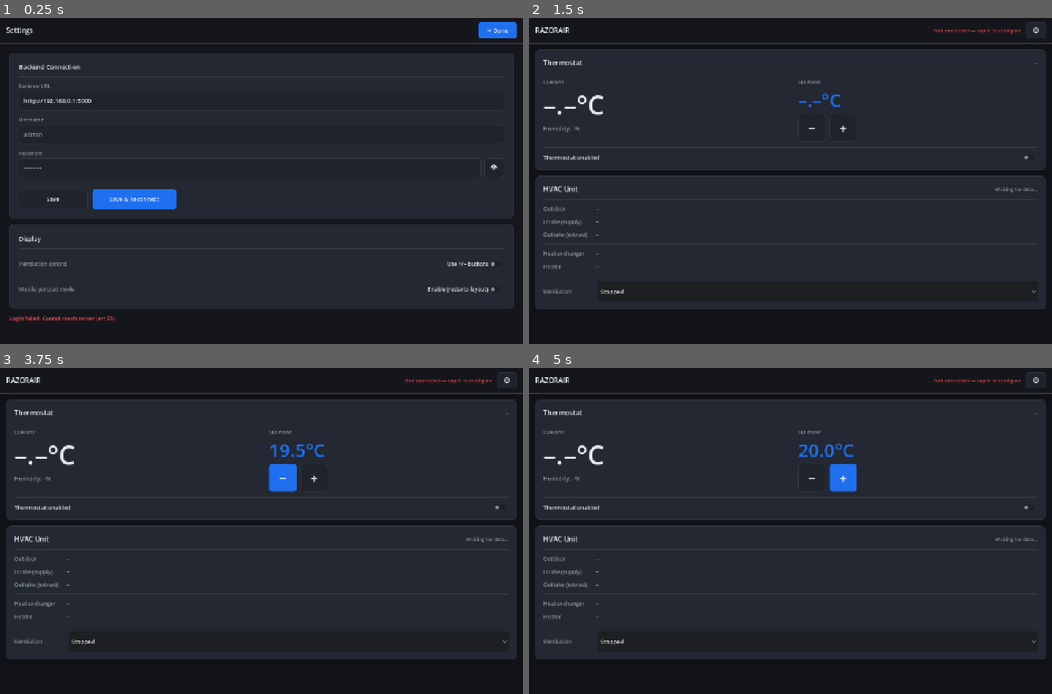
Above: before the commit, frames 1-4 (two rows, left to right).
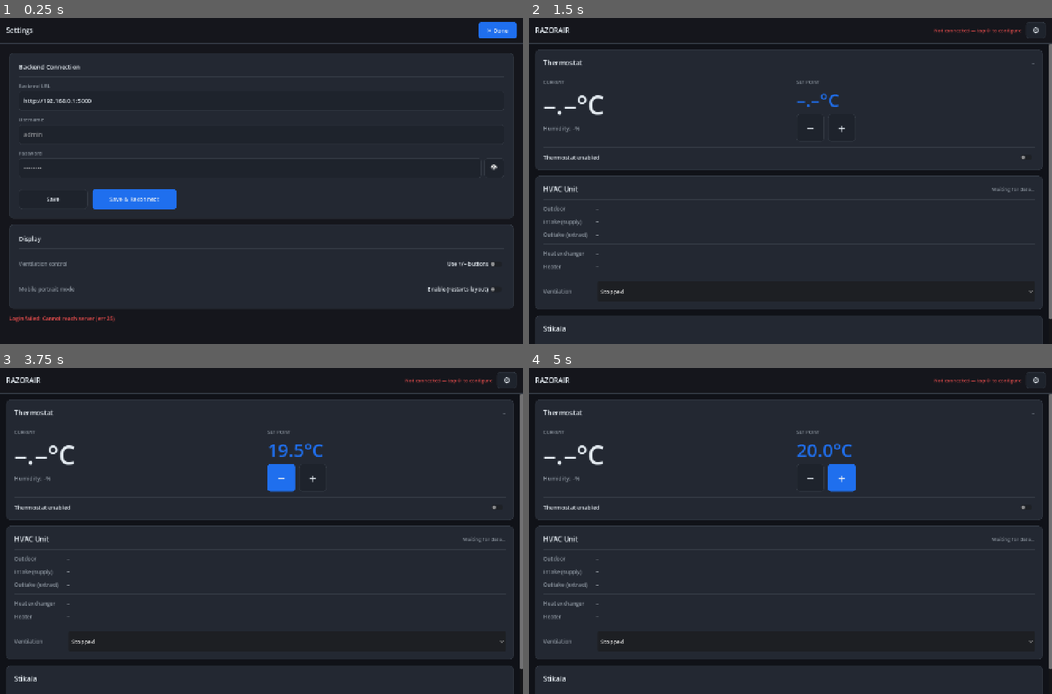
Above: after the commit, the same moments.

Repository: Charckle/razorair_godot
Game: Godot game, scene res://menus/mobile/MobileMain.tscn
Two runs of this game, one before a commit and one after it. Both use one fixed random seed, a clock stepped at 60 frames per second and the inputs below. This scene is started directly instead of the project's main scene.
Inputs (mouse positions are in pixels of both pictures, inside the frame that each line leads up to):
- Up to frame 1 (0.25 s): no input
- Up to frame 2 (1.5 s): click (790, 135) at 0.52 s; type "Alex" at 0.6 s; click (780, 167) at 0.75 s; type "12" at 0.83 s; click "✕ Done" at 1.25 s
- Up to frame 3 (3.75 s): click "⚙" at 2 s; click "✕ Done" at 2.75 s; click "−" at 3.5 s
- Up to frame 4 (5 s): click "+" at 4.25 s

The runs differ from the first frame. In frame 2, 9.5% of the frame differs, in the area x 1-100%, y 8-100%; in frame 3, 9.7%; in frame 4, 9.7%.

Commit message:
added stikala to mobile

Diff:
--- a/menus/main/Main.tscn
+++ b/menus/main/Main.tscn
@@ -21,6 +21,8 @@
 anchors_preset = 15
 anchor_right = 1.0
 anchor_bottom = 1.0
+grow_horizontal = 2
+grow_vertical = 2
 script = ExtResource("1")
 
 [node name="BG" type="ColorRect" parent="." unique_id=1500787016]
--- a/menus/mobile/MobileMain.tscn
+++ b/menus/mobile/MobileMain.tscn
@@ -1,9 +1,10 @@
-[gd_scene load_steps=12 format=3]
+[gd_scene load_steps=13 format=3]
 
 [ext_resource type="Script" path="res://menus/mobile/mobile_main.gd" id="1"]
 [ext_resource type="PackedScene" path="res://menus/hvac/cards/thermostat/ThermoCard.tscn" id="2"]
 [ext_resource type="PackedScene" path="res://menus/hvac/cards/hvac_unit/HVACUnitCard.tscn" id="3"]
 [ext_resource type="PackedScene" path="res://menus/admin/Admin.tscn" id="4"]
+[ext_resource type="PackedScene" path="res://menus/hvac/cards/stikala/StikalaCard.tscn" id="5"]
 
 [sub_resource type="StyleBoxFlat" id="SB_Bar"]
 bg_color = Color(0.082, 0.086, 0.110, 1)
@@ -141,6 +142,11 @@
 layout_mode = 2
 size_flags_horizontal = 3
 
+[node name="StikalaCard" parent="RootVBox/Scroll/CardMarg/CardList" instance=ExtResource("5")]
+layout_mode = 2
+size_flags_horizontal = 3
+custom_minimum_size = Vector2(0, 80)
+
 [node name="SettingsOverlay" type="PanelContainer" parent="."]
 unique_name_in_owner = true
 layout_mode = 1
--- a/menus/mobile/mobile_main.gd
+++ b/menus/mobile/mobile_main.gd
@@ -4,13 +4,18 @@
 const C_OK    := Color(0.337, 0.784, 0.337)
 const C_ERR   := Color(0.902, 0.298, 0.298)
 
-@onready var _status_lbl:       Label          = %StatusLabel
-@onready var _settings_btn:     Button         = %SettingsBtn
-@onready var _settings_overlay: PanelContainer = %SettingsOverlay
-@onready var _done_btn:         Button         = %DoneBtn
+@onready var _status_lbl:       Label           = %StatusLabel
+@onready var _settings_btn:     Button          = %SettingsBtn
+@onready var _settings_overlay: PanelContainer  = %SettingsOverlay
+@onready var _done_btn:         Button          = %DoneBtn
+@onready var _plugs_scroll:     ScrollContainer = $RootVBox/Scroll/CardMarg/CardList/StikalaCard/StikalaMargin/StikalaVBox/PlugsScroll
 
 
 func _ready() -> void:
+	set_anchors_and_offsets_preset(Control.PRESET_FULL_RECT)
+	get_tree().root.size_changed.connect(
+		func(): set_anchors_and_offsets_preset(Control.PRESET_FULL_RECT)
+	)
 	DisplayServer.screen_set_orientation(DisplayServer.SCREEN_PORTRAIT)
 	get_tree().root.content_scale_size = Vector2i(480, 854)
 
@@ -19,6 +24,7 @@
 
 	ApiClient.login_success.connect(_on_login_success)
 	ApiClient.login_failed.connect(_on_login_failed)
+	ApiClient.plugs_status_received.connect(_resize_plugs_scroll)
 
 	_set_status("Connecting…", C_TEXT2)
 	ApiClient.do_login()
@@ -42,6 +48,11 @@
 	_open_settings()
 
 
+func _resize_plugs_scroll(plugs: Array) -> void:
+	var count = max(plugs.size(), 1)
+	_plugs_scroll.custom_minimum_size.y = count * 64 + (count - 1) * 10
+
+
 func _set_status(text: String, color: Color) -> void:
 	_status_lbl.text = text
 	_status_lbl.add_theme_color_override("font_color", color)
